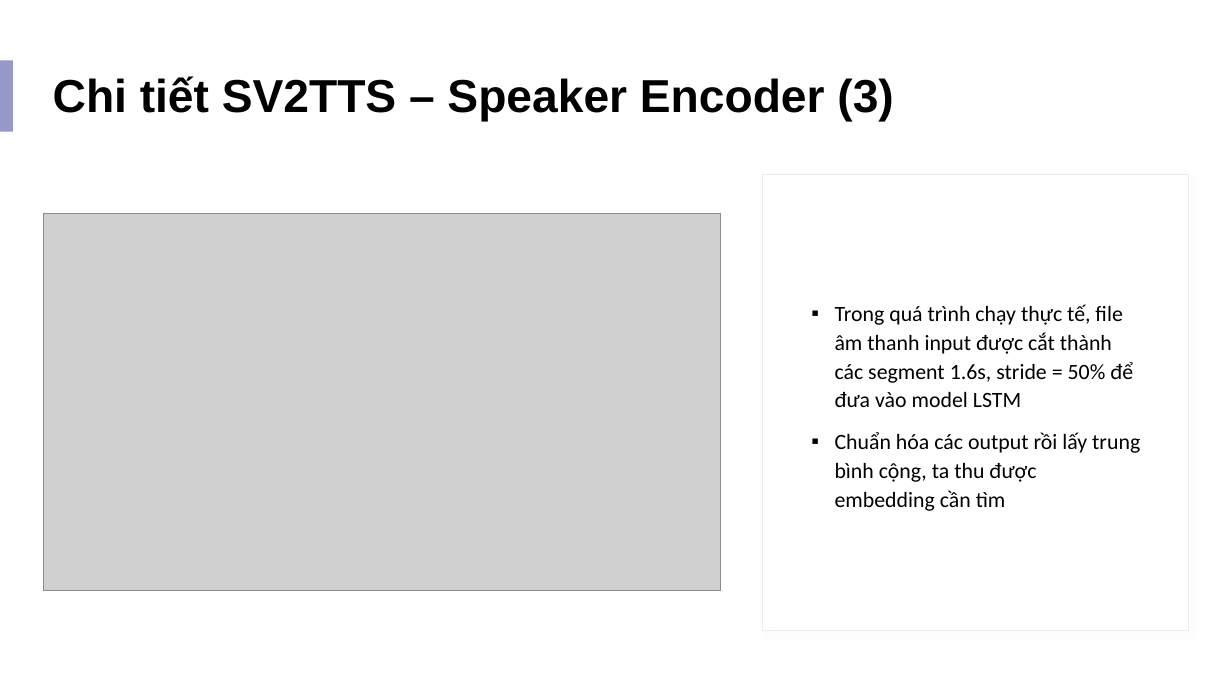
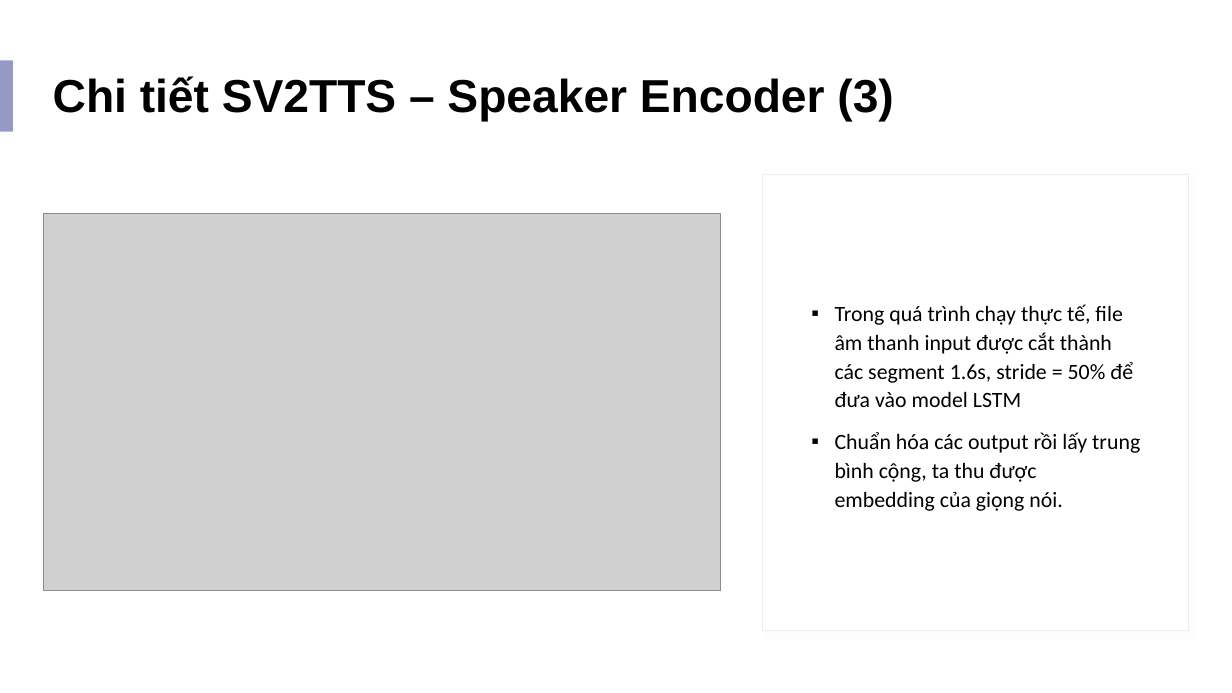
Before and after one commit to IrisStream/Machine-Learning, a slide deck: slide 12 of Voice_Cloning/Slide.pptx. Drawn at 1232x693 pixels with LibreOffice and Linux fonts; fonts in the diff are those of the drawing; grey boxes stand for pictures. Boxes give left, top, right and bottom in pixels: in the first picture for what was removed or moved away, otherwise in the second. Text is boxed around its words. In the diff, an @@ line names an element or a change of style, - is before the commit and + after.

```diff
--- a/Voice_Cloning/Slide.pptx
+++ b/Voice_Cloning/Slide.pptx
@@ text at box(835, 432, 1140, 511): text changed @@
-▪ Chuẩn hóa các output rồi lấy trung bình cộng, ta thu được embedding cần tìm
+▪ Chuẩn hóa các output rồi lấy trung bình cộng, ta thu được embedding của giọng nói.
```
Also in this commit, not shown: 1 other slide changed.
